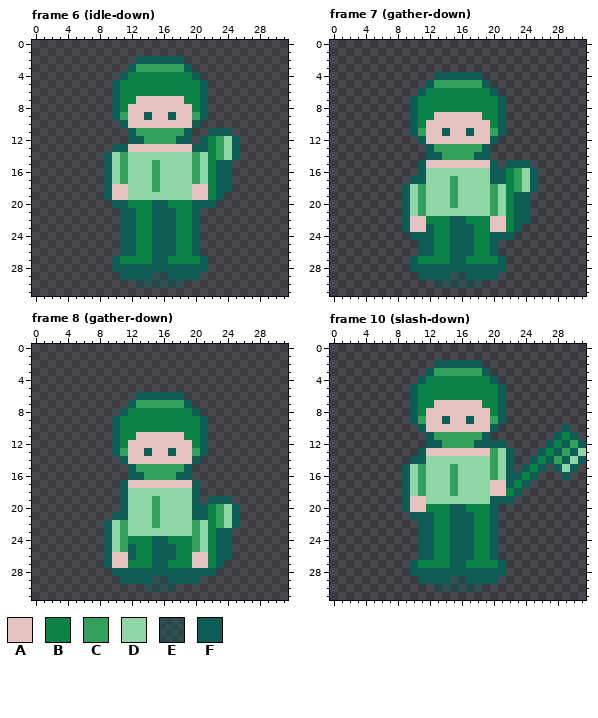
Two states of a pixel-art file, assets/aseprite/actor_hero_axe.aseprite. That is the earlier state.
32x32 pixels, 52 frames. Shown: frame 6 (idle-down), frame 7 (gather-down), frame 8 (gather-down), frame 10 (slash-down). The commit also changed other frames, which this record leaves out.
Visible layers, top first: "actor", "shadow".
Palette (. is transparent): A #e5c2c0  B #0c8346  C #329f5b  D #8fd5a6  E #0d5d565a  F #0d5d56
Pixels before, frame 6 (idle-down), first column x 9:
 2 ....FFFFFF.......
 3 ...FCCCCCCF......
 4 ..FBBBBBBBBF.....
 5 .FBBBBBBBBBBF....
 6 .FBBBBBBBBBBF....
 7 .FBBAAAAAABBF....
 8 .FBAAAAAAAABF....
 9 .FCAAFAAFAACF....
10 ..FAAAAAAAAF.....
11 ...FCCCCCCF..FFF.
12 ...FFCCCCFF.FBCDF
13 .FFAAAAAAAAFFBCDF
14 FDCDDDDDDDDCDBCDF
15 FDCDDDCDDDDCDBFF.
16 FDCDDDCDDDDCDBFF.
17 FDCDDDCDDDDCDBFF.
18 FAADDDCDDDDAABFF.
19 FAADDDDDDDDAABF..
20 .FFBBBFFBBBFFF...
21 ..FFBBFFFBBF.....
22 ..FFBBFFFBBF.....
23 ..FFBBFFFBBF.....
24 ..FFBBFFFBBF.....
25 ..FFBBFFFBBF.....
26 ..FFBBFFFBBF.....
27 .FBBBBFFBBBBF....
28 .FFFFFFFFFFFF....
29 ..FFFFEEFFFF.....
30 ....EEEEEE.......
Pixels before, frame 7 (gather-down), first column x 9:
 4 ....FFFFFF.......
 5 ...FCCCCCCF......
 6 ..FBBBBBBBBF.....
 7 .FBBBBBBBBBBF....
 8 .FBBBBBBBBBBF....
 9 .FBBAAAAAABBF....
10 .FBAAAAAAAABF....
11 .FCAAFAAFAACF....
12 ..FAAAAAAAAF.....
13 ...FCCCCCCF......
14 ...FFCCCCFF......
15 ..FAAAAAAAAF.FFF.
16 ..FDDDDDDDDFFBCDF
17 .FFDDDCDDDDFFBCDF
18 FDCDDDCDDDDCDBCDF
19 FDCDDDCDDDDCDBFF.
20 FDCDDDCDDDDCDBFF.
21 FDCDDDDDDDDCDBFF.
22 FAABBBFFBBBAABFF.
23 FAAFBBFFFBBAABF..
24 .FFFBBFFFBBFFF...
25 ..FFBBFFFBBF.....
26 ..FFBBFFFBBF.....
27 .FBBBBFFBBBBF....
28 .FFFFFFFFFFFF....
29 ..FFFFEEFFFF.....
30 ....EEEEEE.......
Pixels before, frame 8 (gather-down), first column x 9:
 6 ....FFFFFF.......
 7 ...FCCCCCCF......
 8 ..FBBBBBBBBF.....
 9 .FBBBBBBBBBBF....
10 .FBBBBBBBBBBF....
11 .FBBAAAAAABBF....
12 .FBAAAAAAAABF....
13 .FCAAFAAFAACF....
14 ..FAAAAAAAAF.....
15 ...FCCCCCCF......
16 ...FFCCCCFF......
17 ..FAAAAAAAAF.....
18 ..FDDDDDDDDF.....
19 ..FDDDCDDDDF.FFF.
20 ..FDDDCDDDDFFBCDF
21 .FFDDDCDDDDFFBCDF
22 FDCDDDCDDDDCDBCDF
23 FDCDDDDDDDDCDBFF.
24 FDCBBBFFBBBCDBFF.
25 FDCFBBFFFBBCDBFF.
26 FAAFBBFFFBBAABFF.
27 FAABBBFFBBBAABF..
28 .FFFFFFFFFFFFF...
29 ..FFFFEEFFFF.....
30 .....EEEE........
Pixels before, frame 10 (slash-down), first column x 9:
 2 ....FFFFFF.............
 3 ...FCCCCCCF............
 4 ..FBBBBBBBBF...........
 5 .FBBBBBBBBBBF..........
 6 .FBBBBBBBBBBF..........
 7 .FBBAAAAAABBF..........
 8 .FBAAAAAAAABF..........
 9 .FCAAFAAFAACF..........
10 ..FAAAAAAAAF........F..
11 ...FCCCCCCF........FBF.
12 ...FFCCCCFFFF.....FBFCF
13 ..FAAAAAAAACDF...FBFCFD
14 .FFDDDDDDDDCDF..FBFCFDF
15 FDCDDDCDDDDCDF.FBF.FDF.
16 FDCDDDCDDDDCDFFBF...F..
17 FDCDDDCDDDDAAFBF.......
18 FDCDDDCDDDDAABF........
19 FAADDDDDDDDFFF.........
20 FAABBBFFBBBF...........
21 .FFFBBFFFBBF...........
22 ..FFBBFFFBBF...........
23 ..FFBBFFFBBF...........
24 ..FFBBFFFBBF...........
25 ..FFBBFFFBBF...........
26 ..FFBBFFFBBF...........
27 .FBBBBFFBBBBF..........
28 .FFFFFFFFFFFF..........
29 ..FFFFEEFFFF...........
30 ....EEEEEE.............
The same view after the edit:
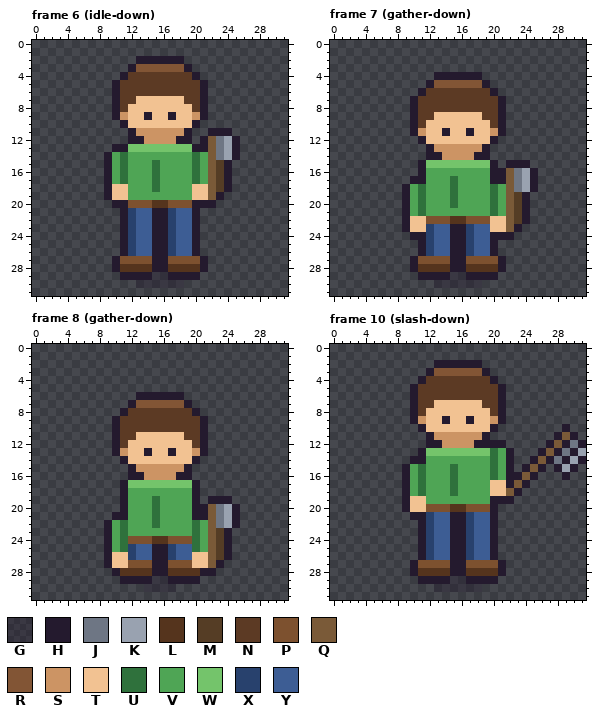
Colours new in this view: G #241a2e5a  H #241a2e  J #6e7684  K #99a2b0  L #55341d  M #553d25  N #5c3a24  P #7d512f  Q #7a5a38  R #825535  S #cc9464  T #f2c292  U #2f713c  V #4fa555  W #74c46b  X #28416d  Y #3d5d94
Difference:
Changed rows in their new state; - is an unchanged pixel.
Frame 6 (idle-down), layers "actor", "shadow":
first column x 9:
 2 ----HHHHHH-------
 3 ---HRRRRRRH------
 4 --HNNNNNNNNH-----
 5 -HNNNNNNNNNNH----
 6 -HNNNNNNNNNNH----
 7 -HNNTTTTTTNNH----
 8 -HNTTTTTTTTNH----
 9 -HSTTHTTHTTSH----
10 --HTTTTTTTTH-----
11 ---HSSSSSSH--HHH-
12 ---HHSSSSHH-HQJKH
13 -HHWWWWWWWWHHQJKH
14 HVUVVVVVVVVUVQJKH
15 HVUVVVUVVVVUVQMH-
16 HVUVVVUVVVVUVQMH-
17 HVUVVVUVVVVUVQMH-
18 HTTVVVUVVVVTTQMH-
19 HTTVVVVVVVVTTQH--
20 -HHPPPLLPPPHHH---
21 --HXYYHHXYYH-----
22 --HXYYHHXYYH-----
23 --HXYYHHXYYH-----
24 --HXYYHHXYYH-----
25 --HXYYHHXYYH-----
26 --HXYYHHXYYH-----
27 -HPPPPHHPPPPH----
28 -HLLLLHHLLLLH----
29 --HHHHGGHHHH-----
30 ----GGGGGG-------
Frame 7 (gather-down), layers "actor", "shadow":
first column x 9:
 4 ----HHHHHH-------
 5 ---HRRRRRRH------
 6 --HNNNNNNNNH-----
 7 -HNNNNNNNNNNH----
 8 -HNNNNNNNNNNH----
 9 -HNNTTTTTTNNH----
10 -HNTTTTTTTTNH----
11 -HSTTHTTHTTSH----
12 --HTTTTTTTTH-----
13 ---HSSSSSSH------
14 ---HHSSSSHH------
15 --HWWWWWWWWH-HHH-
16 --HVVVVVVVVHHQJKH
17 -HHVVVUVVVVHHQJKH
18 HVUVVVUVVVVUVQJKH
19 HVUVVVUVVVVUVQMH-
20 HVUVVVUVVVVUVQMH-
21 HVUVVVVVVVVUVQMH-
22 HTTPPPLLPPPTTQMH-
23 HTTXYYHHXYYTTQH--
24 -HHXYYHHXYYHHH---
25 --HXYYHHXYYH-----
26 --HXYYHHXYYH-----
27 -HPPPPHHPPPPH----
28 -HLLLLHHLLLLH----
29 --HHHHGGHHHH-----
30 ----GGGGGG-------
Frame 8 (gather-down), layers "actor", "shadow":
first column x 9:
 6 ----HHHHHH-------
 7 ---HRRRRRRH------
 8 --HNNNNNNNNH-----
 9 -HNNNNNNNNNNH----
10 -HNNNNNNNNNNH----
11 -HNNTTTTTTNNH----
12 -HNTTTTTTTTNH----
13 -HSTTHTTHTTSH----
14 --HTTTTTTTTH-----
15 ---HSSSSSSH------
16 ---HHSSSSHH------
17 --HWWWWWWWWH-----
18 --HVVVVVVVVH-----
19 --HVVVUVVVVH-HHH-
20 --HVVVUVVVVHHQJKH
21 -HHVVVUVVVVHHQJKH
22 HVUVVVUVVVVUVQJKH
23 HVUVVVVVVVVUVQMH-
24 HVUPPPLLPPPUVQMH-
25 HVUXYYHHXYYUVQMH-
26 HTTXYYHHXYYTTQMH-
27 HTTPPPHHPPPTTQH--
28 -HLLLLHHLLLLHH---
29 --HHHHGGHHHH-----
30 -----GGGG--------
Frame 10 (slash-down), layers "actor", "shadow":
first column x 9:
 2 ----HHHHHH-------------
 3 ---HRRRRRRH------------
 4 --HNNNNNNNNH-----------
 5 -HNNNNNNNNNNH----------
 6 -HNNNNNNNNNNH----------
 7 -HNNTTTTTTNNH----------
 8 -HNTTTTTTTTNH----------
 9 -HSTTHTTHTTSH----------
10 --HTTTTTTTTH--------H--
11 ---HSSSSSSH--------HQH-
12 ---HHSSSSHHHH-----HQHJH
13 --HWWWWWWWWUVH---HQHJHK
14 -HHVVVVVVVVUVH--HQHJHKH
15 HVUVVVUVVVVUVH-HQH-HKH-
16 HVUVVVUVVVVUVHHQH---H--
17 HVUVVVUVVVVTTHQH-------
18 HVUVVVUVVVVTTQH--------
19 HTTVVVVVVVVHHH---------
20 HTTPPPLLPPPH-----------
21 -HHXYYHHXYYH-----------
22 --HXYYHHXYYH-----------
23 --HXYYHHXYYH-----------
24 --HXYYHHXYYH-----------
25 --HXYYHHXYYH-----------
26 --HXYYHHXYYH-----------
27 -HPPPPHHPPPPH----------
28 -HLLLLHHLLLLH----------
29 --HHHHGGHHHH-----------
30 ----GGGGGG-------------
Where, in picture pixels (left, top, right, bottom), the same in both pictures:
changed: (104, 56, 240, 288)
changed: (402, 72, 538, 288)
changed: (104, 392, 240, 592)
changed: (402, 360, 586, 592)
